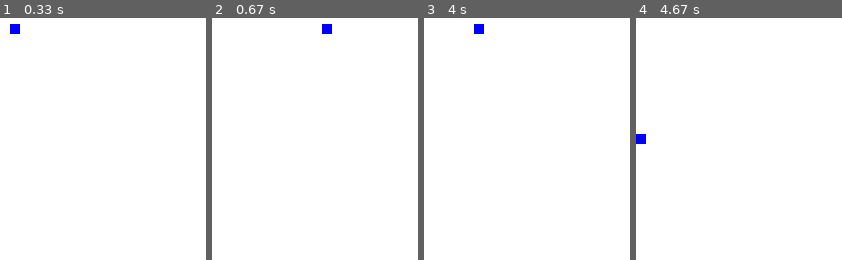
Above: before the commit, frames 1-4 (left to right).
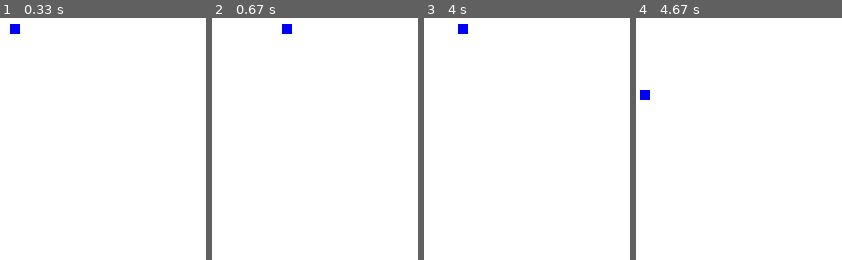
Above: after the commit, the same moments.

Repository: johannesbenjohannes/BlueSquer
Game: pygame game, started from main.py
The game is run twice, just before and just after one commit, with the same random seed, the same clock (stepped at 60 frames per second) and the same inputs.
Inputs:
- Up to frame 1 (0.33 s): no input
- Up to frame 2 (0.67 s): hold Right from 0.33 s (still down)
- Up to frame 3 (4 s): release Right at 0.8 s; hold Up 0.83-1.13 s; hold Left 1.67-2.2 s; hold Down 2.23-2.53 s; hold Left 2.57-2.97 s; hold Right from 3.4 s (still down)
- Up to frame 4 (4.67 s): release Right at 4.03 s; hold Down 4.07-4.43 s; hold Left from 4.47 s (still down)

Frame 1 is identical in both runs. In frame 2, 0.4% of the frame differs, in the area x 33-59%, y 2-7%; in frame 3, 0.4%; in frame 4, 0.4%.

Commit message:
slowed movement

Diff:
--- a/main.py
+++ b/main.py
@@ -34,13 +34,13 @@
                 sys.exit()
         touches = pygame.key.get_pressed()
         if touches[pygame.K_LEFT]:
-            rect_x -= 5
+            rect_x -= 3
         if touches[pygame.K_RIGHT]:
-            rect_x += 5
+            rect_x += 3
         if touches[pygame.K_DOWN]:
-            rect_y+=5
+            rect_y+=3
         if touches[pygame.K_UP]:
-            rect_y-=5
+            rect_y-=3
 
 
 
